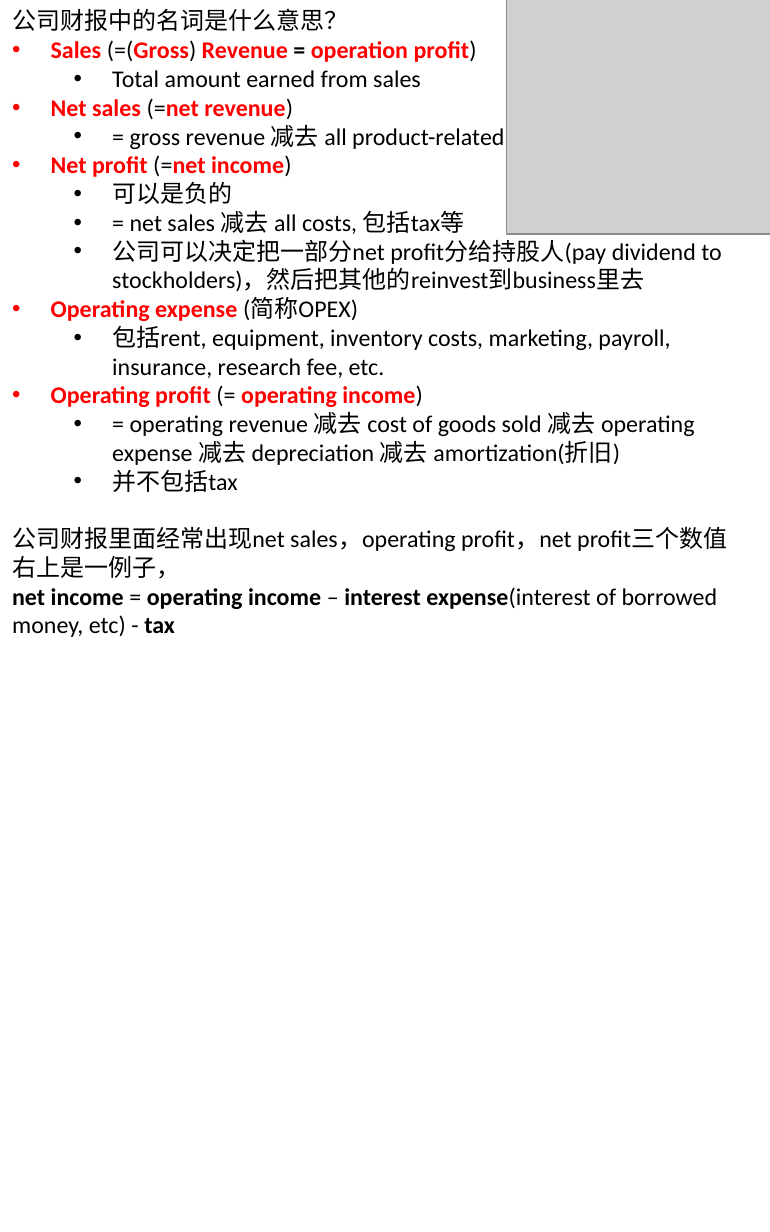
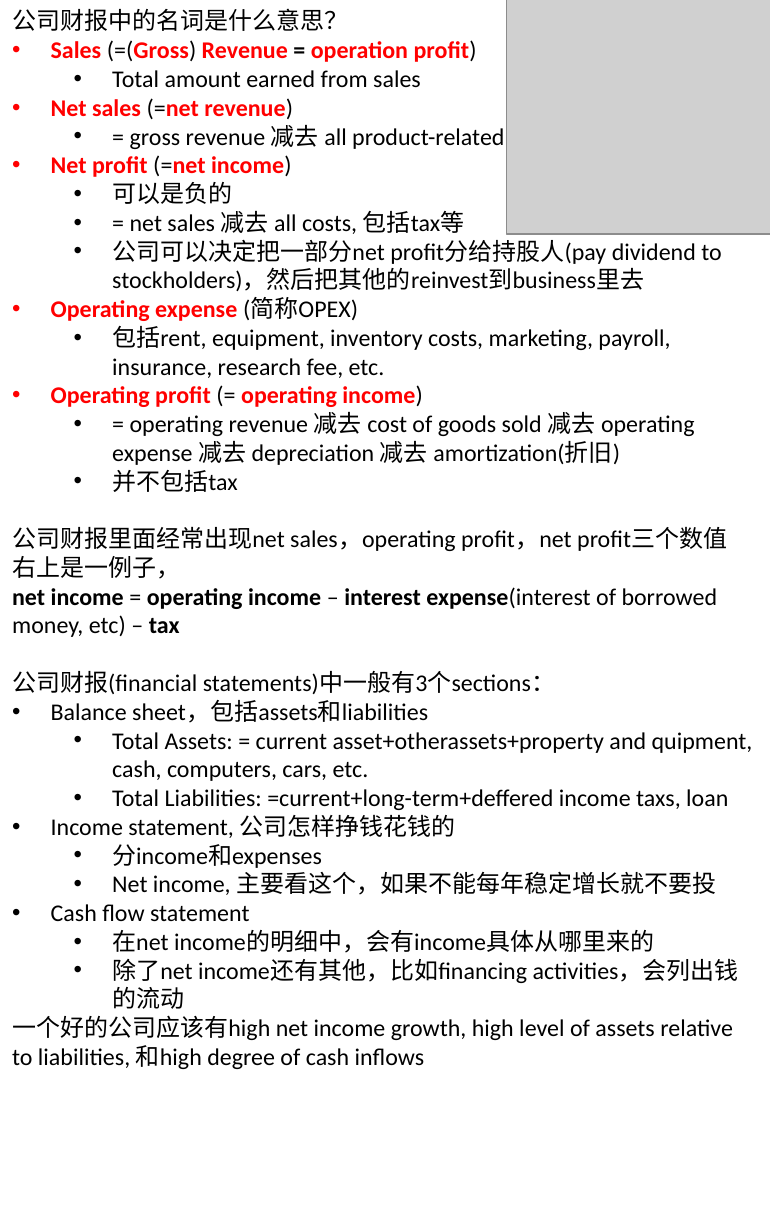
Before and after one commit to legend507/CommonSense, a slide deck: slide 3 of [BeAInvestor].pptx (slide 2 before the commit). Drawn at 770x1232 pixels with LibreOffice and Linux fonts; fonts in the diff are those of the drawing; grey boxes stand for pictures. Boxes give left, top, right and bottom in pixels: in the first picture for what was removed or moved away, otherwise in the second. Text is boxed around its words. In the diff, an @@ line names an element or a change of style, - is before the commit and + after.

```diff
--- a/[BeAInvestor].pptx
+++ b/[BeAInvestor].pptx
@@ text at box(12, 587, 753, 1069): text changed; bold off @@
-net income = operating income – interest expense(interest of borrowed money, etc) - tax
+net income = operating income – interest expense(interest of borrowed money, etc) – tax
+公司财报(financial statements)中一般有3个sections：
+• Balance sheet，包括assets和liabilities
+  • Total Assets: = current asset+otherassets+property and quipment, cash, computers, cars, etc.
+  • Total Liabilities: =current+long-term+deffered income taxs, loan
+• Income statement, 公司怎样挣钱花钱的
+  • 分income和expenses
+  • Net income, 主要看这个，如果不能每年稳定增长就不要投
+• Cash flow statement
+  • 在net income的明细中，会有income具体从哪里来的
+  • 除了net income还有其他，比如financing activities，会列出钱的流动
+一个好的公司应该有high net income growth, high level of assets relative to liabilities, 和high degree of cash inflows
```
Also in this commit, not shown: 1 other slide changed, 1 slide added.
